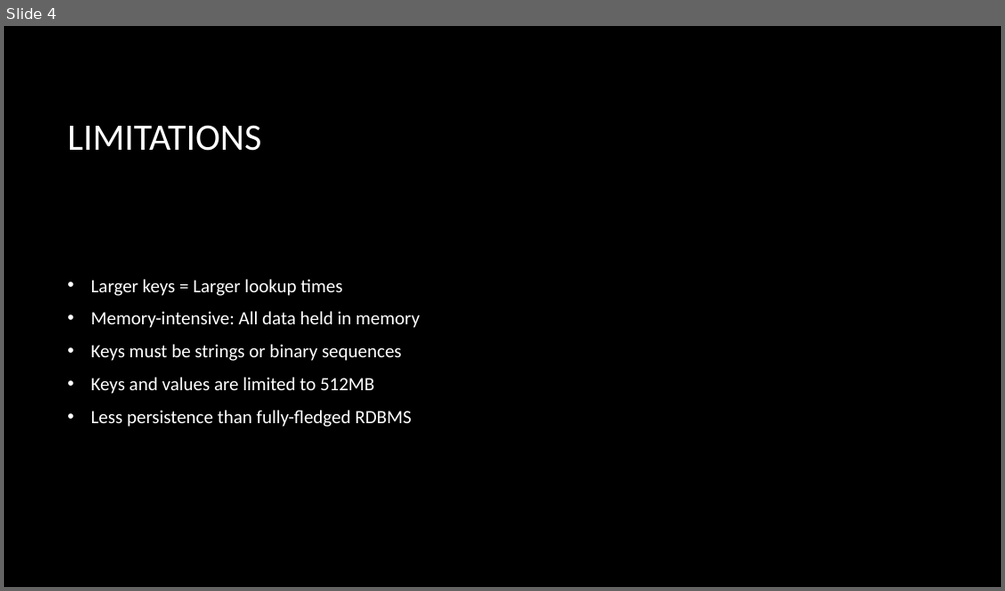
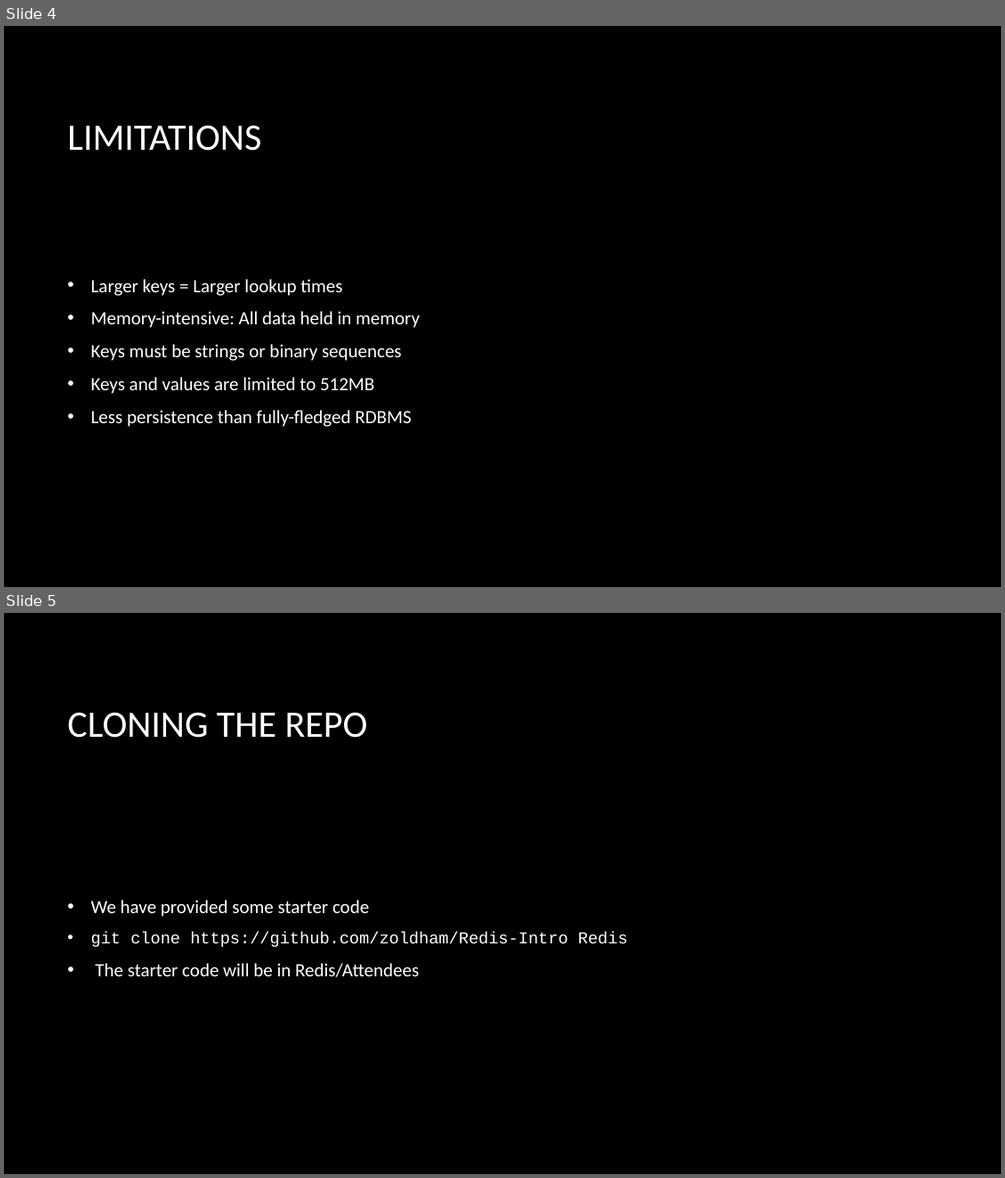
Before and after one commit to zoldham/Redis-Intro, a slide deck: Presenters/Presentation.pptx. Shown one above the other, each under a label of ours: slide 4 before the commit, slides 4 and 5 after it. The pictures are 1005x591 and 1005x1178 pixels, drawn with LibreOffice and Linux fonts; fonts in the diff are those of the drawing; background and template pictures are left out. Boxes give left, top, right and bottom in pixels: in the first picture for what was removed or moved away, otherwise in the second. Text is boxed around its words. In the diff, an @@ line names an element or a change of style, - is before the commit and + after.

Commit message:
Guide to cloning the repo

```diff
--- a/Presenters/Presentation.pptx
+++ b/Presenters/Presentation.pptx
@@ slide 5 added at (4,613,1001,1174), background picture (left out) @@
@@ title added at (67,712,368,738), 36 pt, text #FFFFFF @@
+CLONING THE REPO
@@ text added at (91,900,628,977), 18 pt, text #FFFFFF @@
+• We have provided some starter code
+• git clone https://github.com/zoldham/Redis-Intro Redis
+• The starter code will be in Redis/Attendees
```
